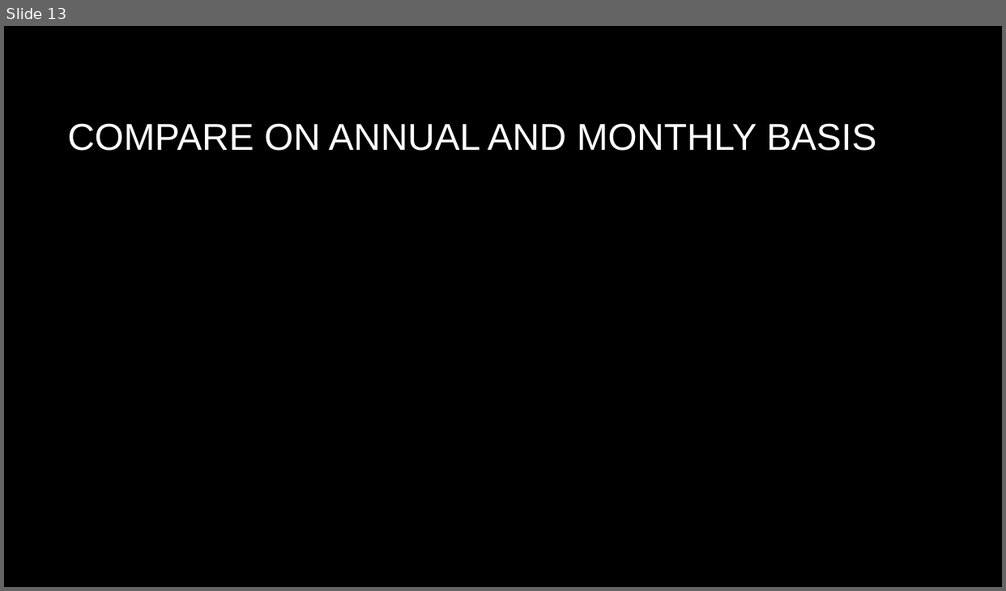
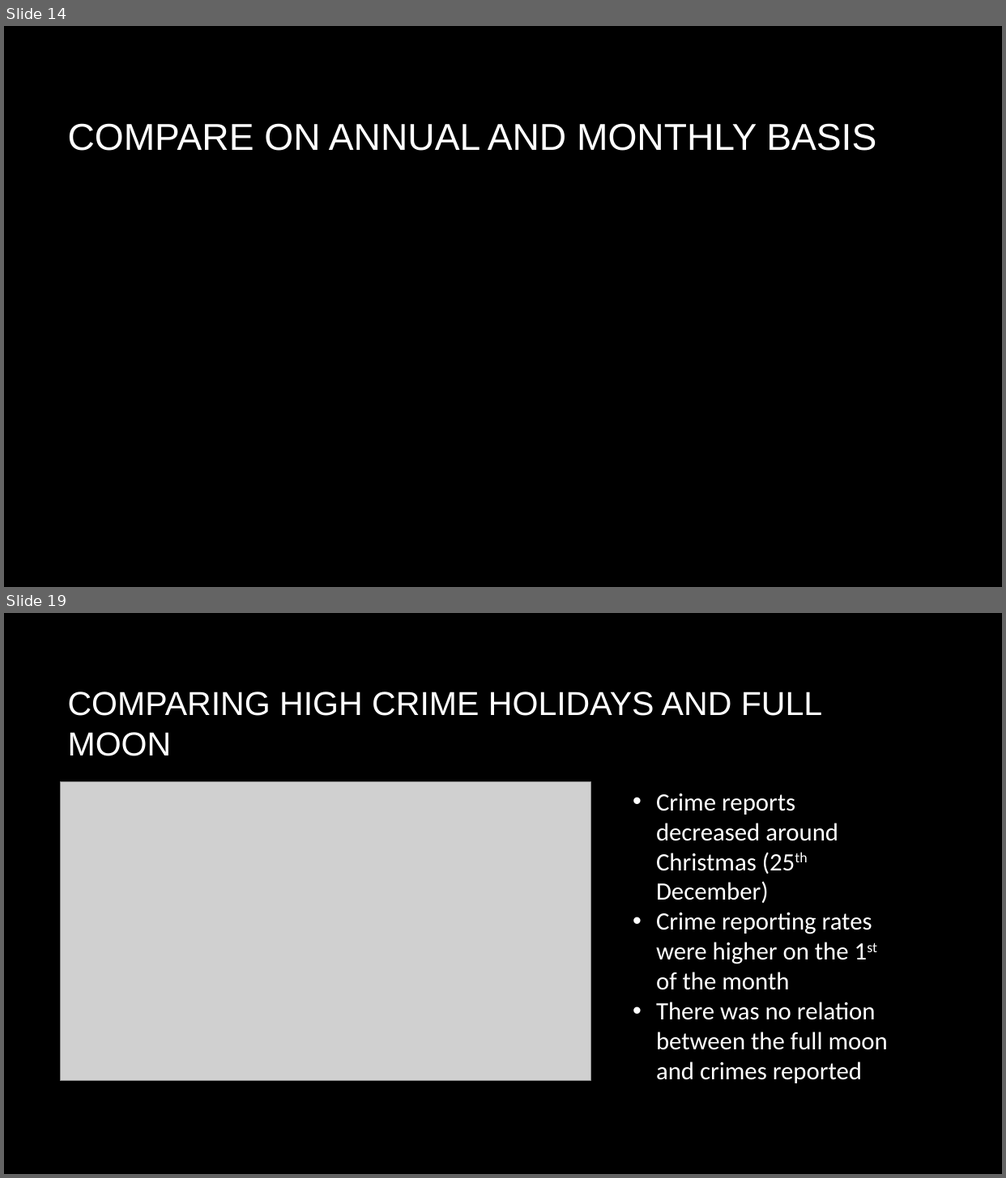
Before and after one commit to flashforward89/Project-1, a slide deck: Master Folder/Lunar Phase Influence On Crime in Austin Texas.pptx. Shown one above the other, each under a label of ours: slide 13 before the commit, slides 14 and 19 after it; the slides between them are not shown. The pictures are 1006x591 and 1006x1178 pixels, drawn with LibreOffice and Linux fonts; fonts in the diff are those of the drawing; grey boxes stand for pictures; background and template pictures are left out. Boxes give left, top, right and bottom in pixels: in the first picture for what was removed or moved away, otherwise in the second. Text is boxed around its words. In the diff, an @@ line names an element or a change of style, - is before the commit and + after.

```diff
--- a/Master Folder/Lunar Phase Influence On Crime in Austin Texas.pptx
+++ b/Master Folder/Lunar Phase Influence On Crime in Austin Texas.pptx
@@ slide 19 added at bbox=[4, 613, 1002, 1174], background picture (left out) @@
@@ title added at bbox=[68, 692, 822, 756], 32 pt, text #FFFFFF @@
+COMPARING HIGH CRIME HOLIDAYS AND FULL MOON
@@ picture added at bbox=[60, 782, 591, 1081] @@
@@ text added at bbox=[656, 794, 888, 1084], 24 pt, text #FFFFFF @@
+• Crime reports decreased around Christmas (25th December)
+• Crime reporting rates were higher on the 1st of the month
+• There was no relation between the full moon and crimes reported
@@ what was slide 13 is now slide 14 @@
```
Also in this commit, not shown: 1 slide changed, 6 other slides added, 1 other file.
